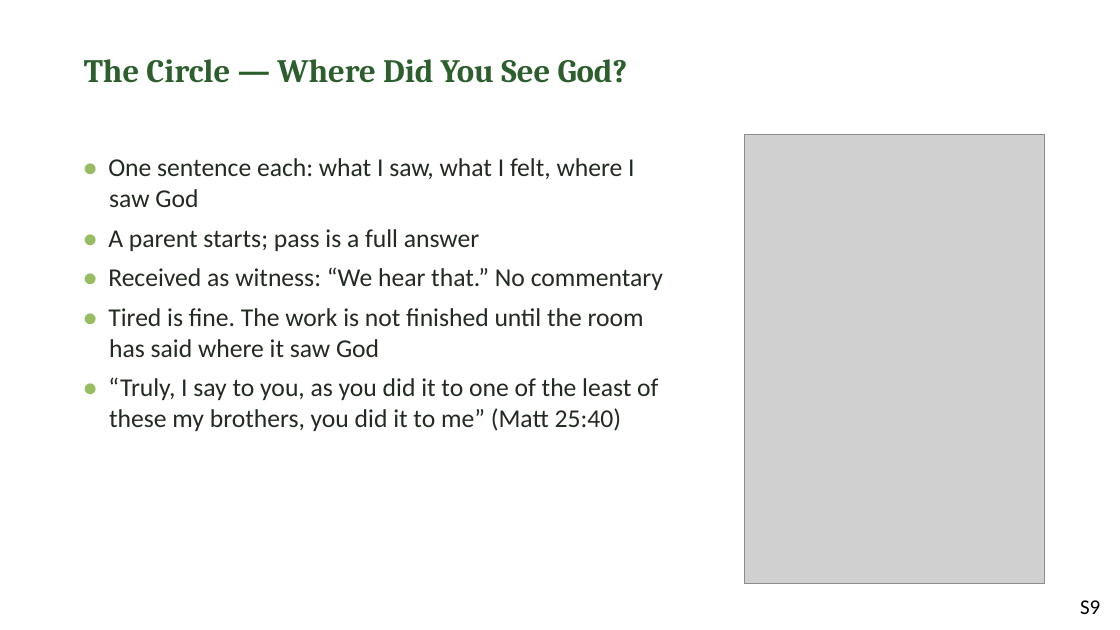
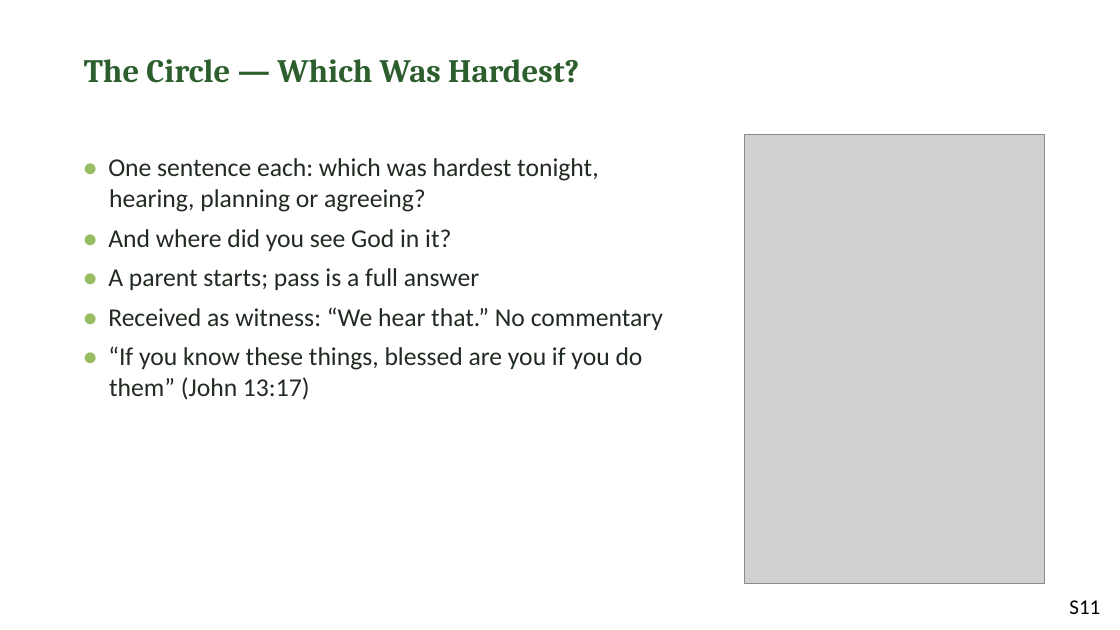
Before and after one commit to jgtittle-ministries/fellowship-of-the-heart-pilot-at-cca-dev, a slide deck: slide 11 of _implementation-notes/evening-series/FotH Evening Session 13a Slides DRAFT v1.pptx (slide 9 before the commit). Drawn at 1120x630 pixels with LibreOffice and Linux fonts; fonts in the diff are those of the drawing; grey boxes stand for pictures. Boxes give left, top, right and bottom in pixels: in the first picture for what was removed or moved away, otherwise in the second. Text is boxed around its words. In the diff, an @@ line names an element or a change of style, - is before the commit and + after.

```diff
--- a/_implementation-notes/evening-series/FotH Evening Session 13a Slides DRAFT v1.pptx
+++ b/_implementation-notes/evening-series/FotH Evening Session 13a Slides DRAFT v1.pptx
@@ text at box(84, 59, 579, 83): text changed @@
-The Circle — Where Did You See God?
+The Circle — Which Was Hardest?
@@ text at box(108, 158, 598, 251): text changed @@
-• One sentence each: what I saw, what I felt, where I saw God
+• One sentence each: which was hardest tonight, hearing, planning or agreeing?
+• And where did you see God in it?
@@ text at box(108, 346, 643, 400): text changed @@
-• Tired is fine. The work is not finished until the room has said where it saw God
-• “Truly, I say to you, as you did it to one of the least of these my brothers, you did it to me” (Matt 25:40)
+• “If you know these things, blessed are you if you do them” (John 13:17)
@@ text at box(1069, 600, 1100, 614): text changed @@
-S9
+S11
```
Also in this commit, not shown: 11 other slides changed, 3 slides added, 28 other files.
